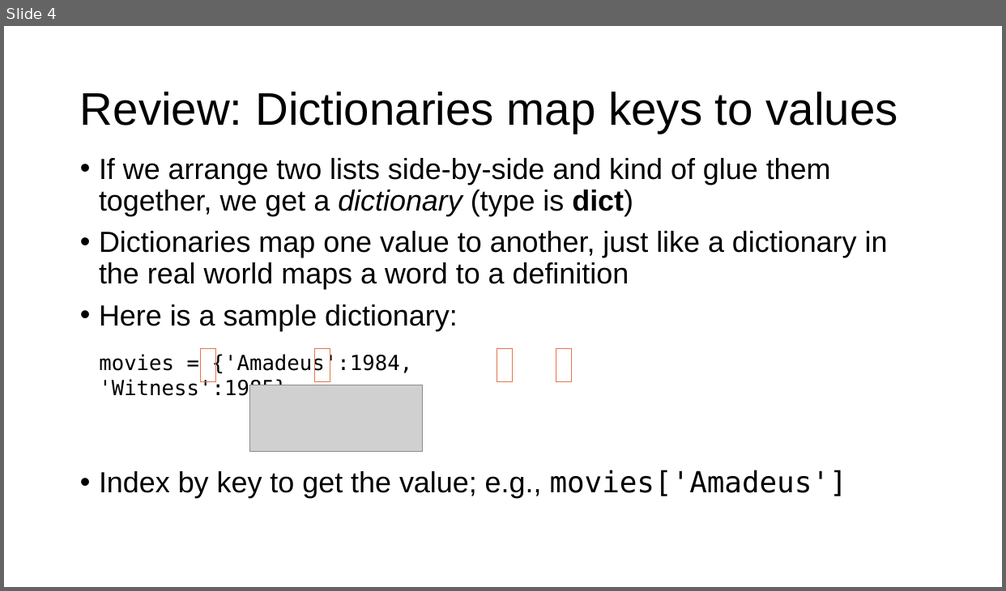
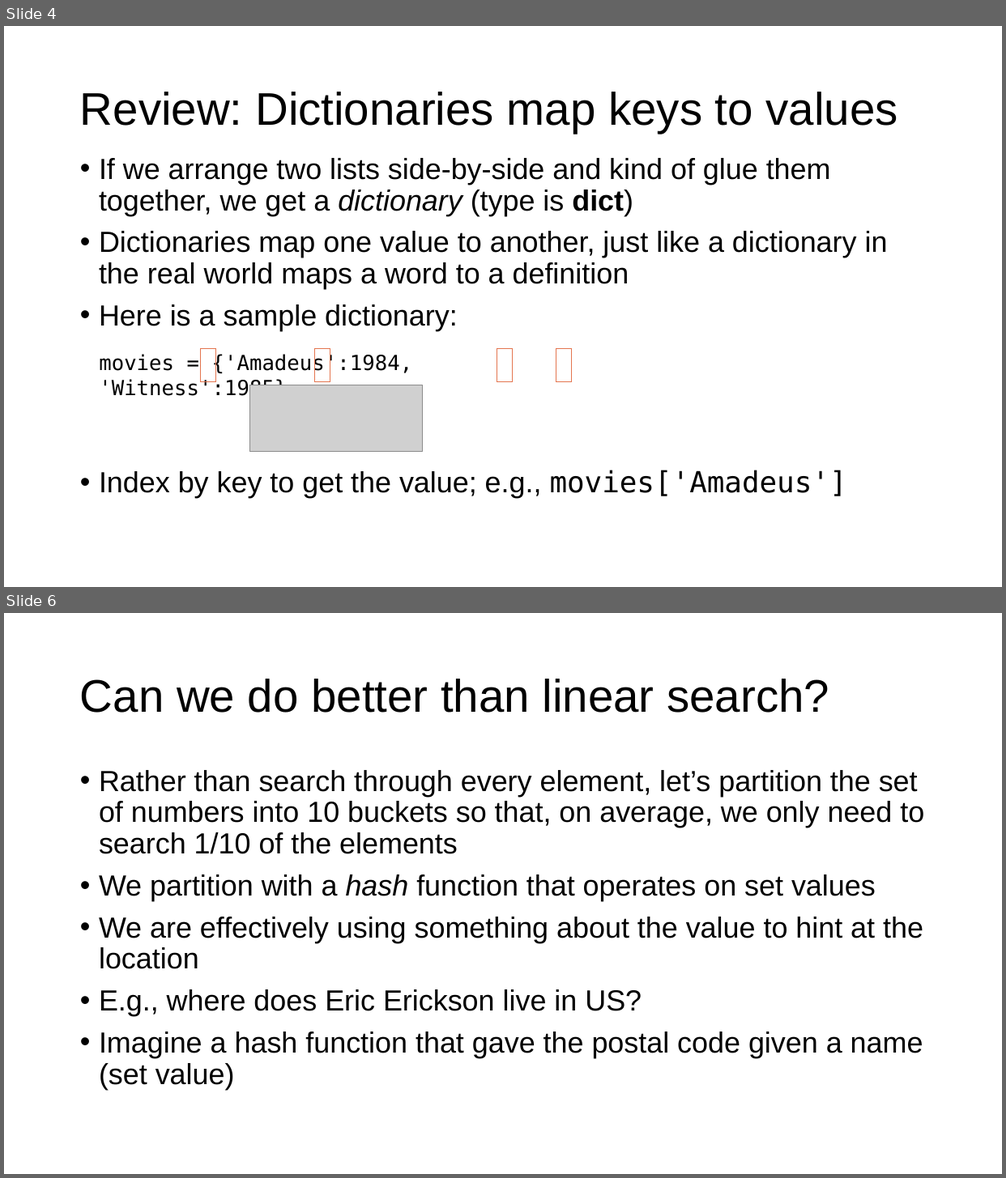
Before and after one commit to parrt/msds692, a slide deck: notes/hashtable.pptx. Shown one above the other, each under a label of ours: slide 4 before the commit, slides 4 and 6 after it; the slides between them are not shown. The pictures are 1006x591 and 1006x1178 pixels, drawn with LibreOffice and Linux fonts; fonts in the diff are those of the drawing; grey boxes stand for pictures; background and template pictures are left out. Boxes give left, top, right and bottom in pixels: in the first picture for what was removed or moved away, otherwise in the second. Text is boxed around its words. In the diff, an @@ line names an element or a change of style, - is before the commit and + after.

```diff
--- a/notes/hashtable.pptx
+++ b/notes/hashtable.pptx
@@ slide 6 added at [4,613,1002,1174], background #FFFFFF @@
@@ title added at [80,679,829,713], 44 pt, text #000000 @@
+Can we do better than linear search?
@@ text added at [99,770,924,1090], 28 pt, text #000000 @@
+• Rather than search through every element, let’s partition the set of numbers into 10 buckets so that, on average, we only need to search 1/10 of the elements
+• We partition with a hash function that operates on set values
+• We are effectively using something about the value to hint at the location
+• E.g., where does Eric Erickson live in US?
+• Imagine a hash function that gave the postal code given a name (set value)
```
Also in this commit, not shown: 3 slides changed, 21 other slides added, 2 slides removed, 3 other files.
